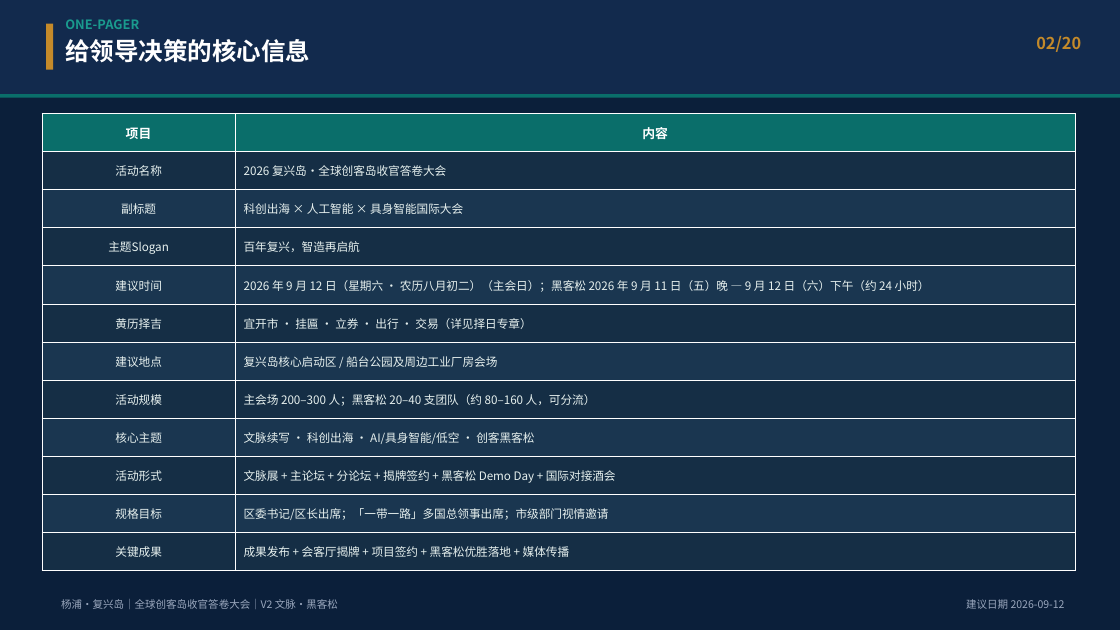
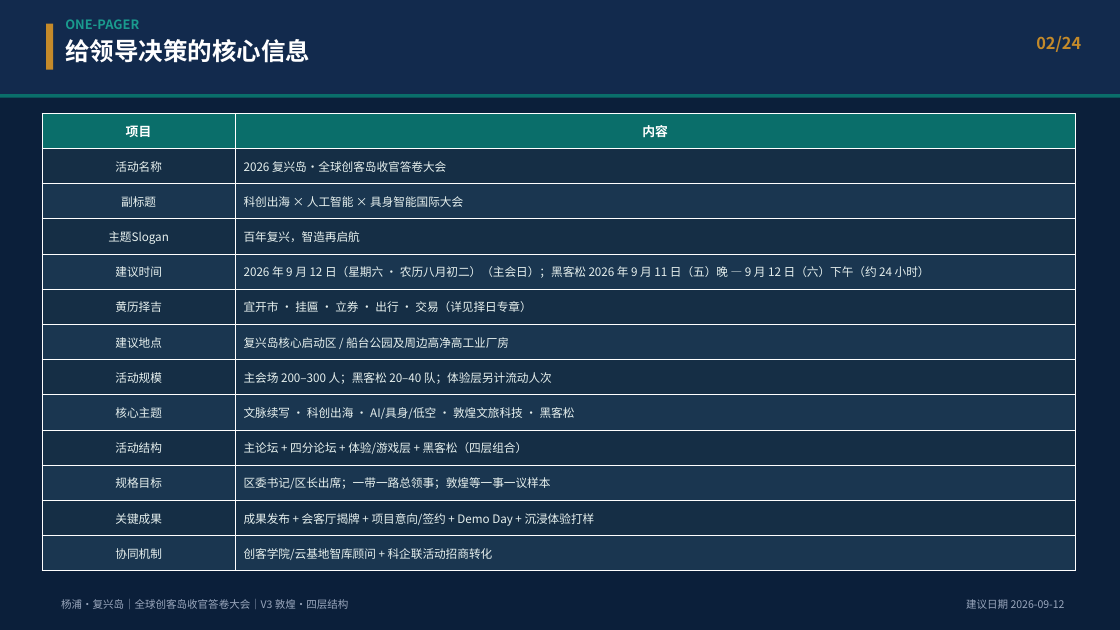
Before and after one commit to hujigang2010-maker/AIDEN, a slide deck: slide 2 of deliverables/复兴岛_全球创客岛_科创出海与具身智能国际大会_策划方案.pptx. Drawn at 1120x630 pixels with LibreOffice and Linux fonts; fonts in the diff are those of the drawing. Boxes give left, top, right and bottom in pixels: in the first picture for what was removed or moved away, otherwise in the second. Text is boxed around its words. In the diff, an @@ line names an element or a change of style, - is before the commit and + after.

```diff
--- a/deliverables/复兴岛_全球创客岛_科创出海与具身智能国际大会_策划方案.pptx
+++ b/deliverables/复兴岛_全球创客岛_科创出海与具身智能国际大会_策划方案.pptx
@@ text at [1036, 36, 1081, 52]: text changed @@
-02/20
+02/24
@@ table at [42, 113, 1075, 571] @@
-row 7: 建议地点 | 复兴岛核心启动区 / 船台公园及周边工业厂房会场
-row 8: 活动规模 | 主会场 200–300 人；黑客松 20–40 支团队（约 80–160 人，可分流）
-row 9: 核心主题 | 文脉续写 · 科创出海 · AI/具身智能/低空 · 创客黑客松
-row 10: 活动形式 | 文脉展 + 主论坛 + 分论坛 + 揭牌签约 + 黑客松 Demo Day + 国际对接酒会
-row 11: 规格目标 | 区委书记/区长出席；「一带一路」多国总领事出席；市级部门视情邀请
-row 12: 关键成果 | 成果发布 + 会客厅揭牌 + 项目签约 + 黑客松优胜落地 + 媒体传播
+row 7: 建议地点 | 复兴岛核心启动区 / 船台公园及周边高净高工业厂房
+row 8: 活动规模 | 主会场 200–300 人；黑客松 20–40 队；体验层另计流动人次
+row 9: 核心主题 | 文脉续写 · 科创出海 · AI/具身/低空 · 敦煌文旅科技 · 黑客松
+row 10: 活动结构 | 主论坛 + 四分论坛 + 体验/游戏层 + 黑客松（四层组合）
+row 11: 规格目标 | 区委书记/区长出席；一带一路总领事；敦煌等一事一议样本
+row 12: 关键成果 | 成果发布 + 会客厅揭牌 + 项目意向/签约 + Demo Day + 沉浸体验打样
+row 13: 协同机制 | 创客学院/云基地智库顾问 + 科企联活动招商转化
@@ text at [61, 599, 349, 609]: text changed @@
-杨浦·复兴岛｜全球创客岛收官答卷大会｜V2 文脉·黑客松
+杨浦·复兴岛｜全球创客岛收官答卷大会｜V3 敦煌·四层结构
```
Also in this commit, not shown: 19 other slides changed, 4 slides added, 5 other files.
